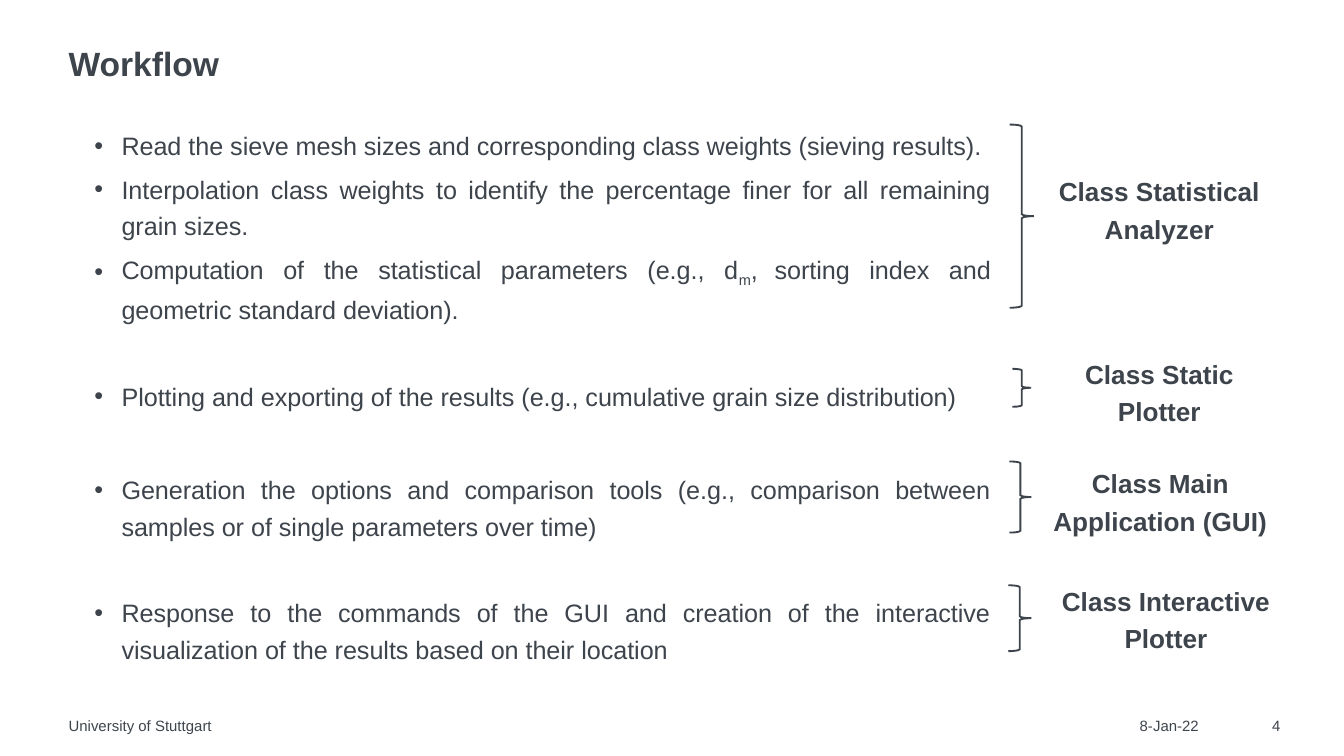
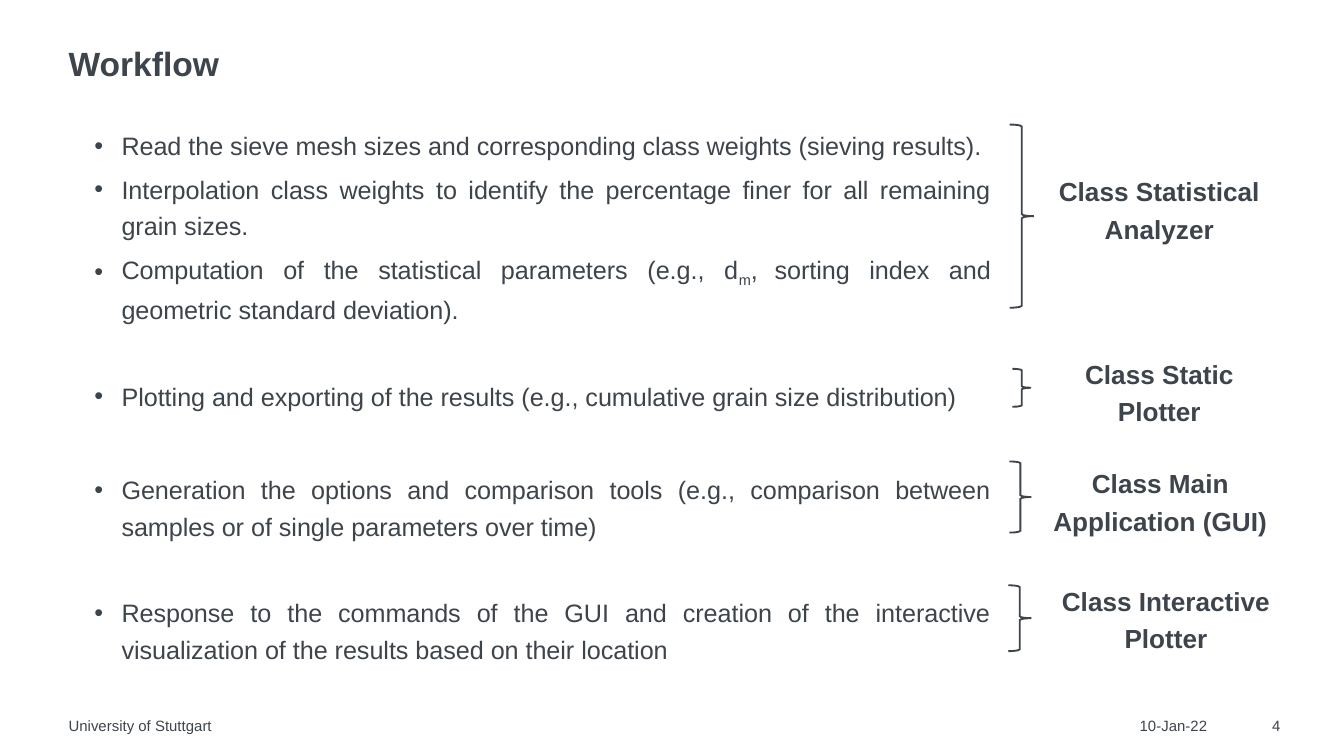
Before and after one commit to federicascolari8/PythonProject, a slide deck: slide 4 of First_Presentation.pptx. Drawn at 1344x756 pixels with LibreOffice and Linux fonts; fonts in the diff are those of the drawing. Boxes give left, top, right and bottom in pixels: in the first picture for what was removed or moved away, otherwise in the second. Text is boxed around its words. In the diff, an @@ line names an element or a change of style, - is before the commit and + after.

```diff
--- a/First_Presentation.pptx
+++ b/First_Presentation.pptx
@@ text at bbox=[1140, 720, 1207, 731]: text changed @@
-8-Jan-22
+10-Jan-22
```
Also in this commit, not shown: 4 other slides changed.
